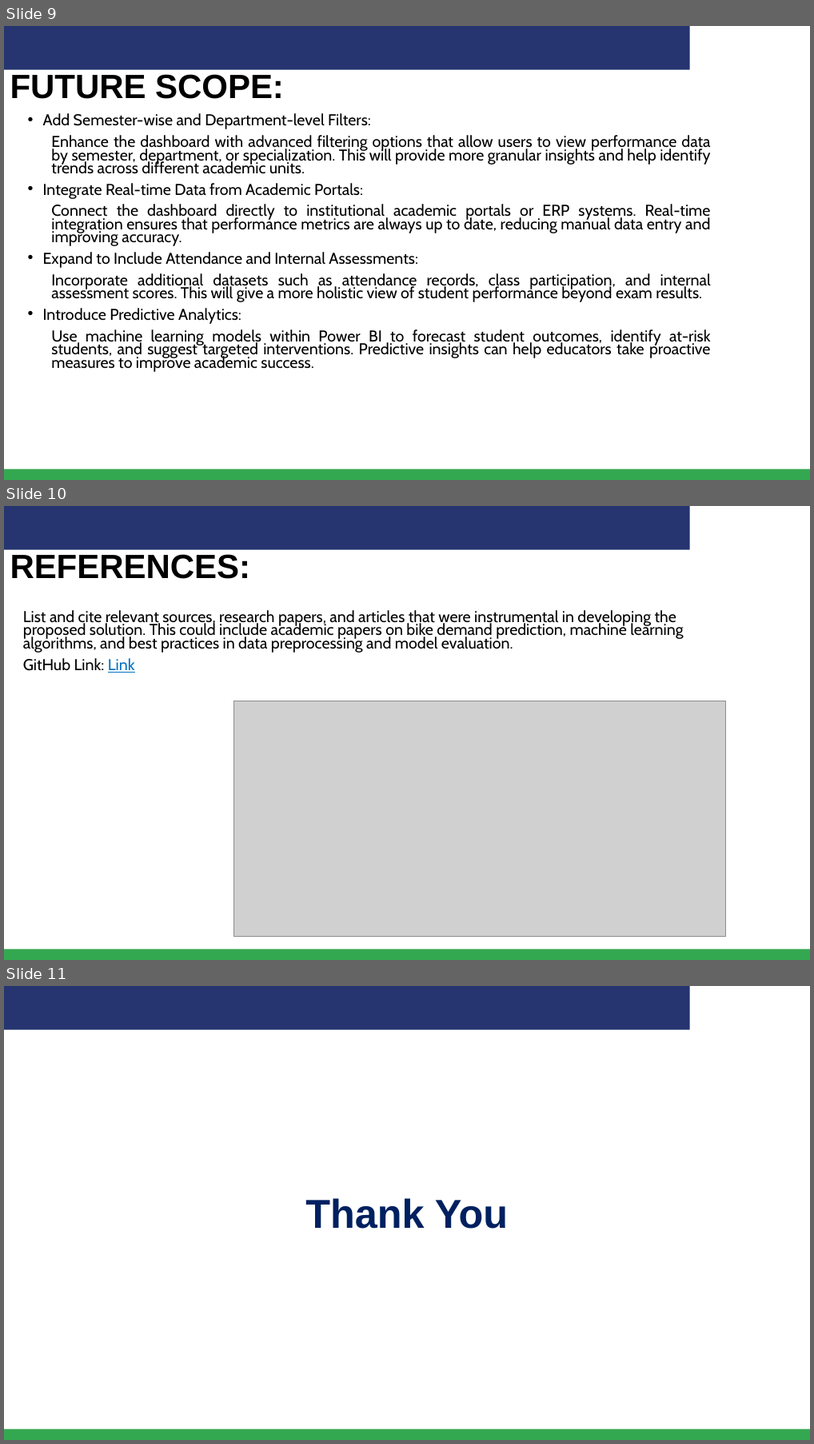
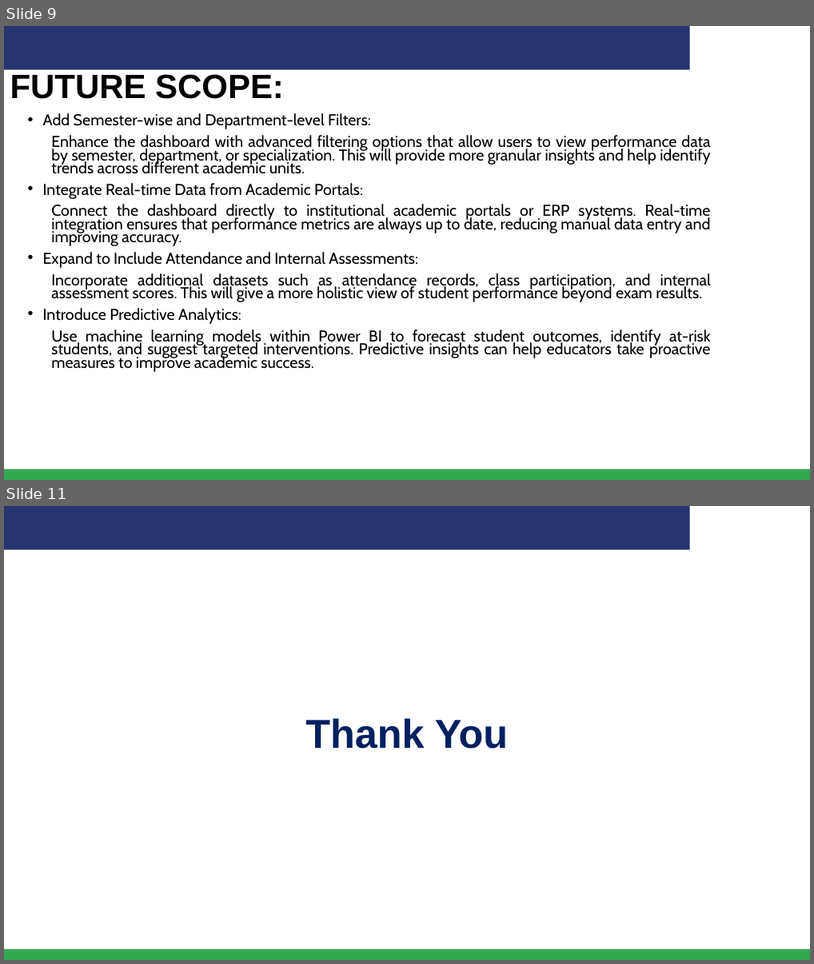
Before and after one commit to rajghosh06-dev/student-performance-dashboard, a slide deck: presentation/MS_Elevate_Project-Student_Marks_Result_Analysis-RishitGhosh.pptx. Shown one above the other, each under a label of ours: slides 9, 10 and 11 before the commit, slides 9 and 11 after it; the slides between them are not shown. The pictures are 814x1444 and 814x964 pixels, drawn with LibreOffice and Linux fonts; fonts in the diff are those of the drawing; grey boxes stand for pictures; background and template pictures are left out. Boxes give left, top, right and bottom in pixels: in the first picture for what was removed or moved away, otherwise in the second. Text is boxed around its words. In the diff, an @@ line names an element or a change of style, - is before the commit and + after.

Commit message:
Major Changes: Made small corrections and made some pointing out statements.
Other Changes: Re-formated the directories for better organization of contents. One File Renamed. Included an output-PDF-export folder for the PDF exported file.

```diff
--- a/presentation/MS_Elevate_Project-Student_Marks_Result_Analysis-RishitGhosh.pptx
+++ b/presentation/MS_Elevate_Project-Student_Marks_Result_Analysis-RishitGhosh.pptx
@@ slide 10 removed at (x1=4, y1=506, x2=810, y2=960), background #FFFFFF; not listed: 2 template elements that a slide beside it also shows @@
@@ title removed at (x1=10, y1=554, x2=251, y2=579) @@
-REFERENCES:
@@ text removed at (x1=23, y1=610, x2=683, y2=672) @@
-List and cite relevant sources, research papers, and articles that were instrumental in developing the proposed solution. This could include academic papers on bike demand prediction, machine learning algorithms, and best practices in data preprocessing and model evaluation.
-GitHub Link: Link
@@ picture removed at (x1=234, y1=701, x2=726, y2=936) @@
```
Also in this commit, not shown: 1 slide changed, 1 slide added, 4 other files.
